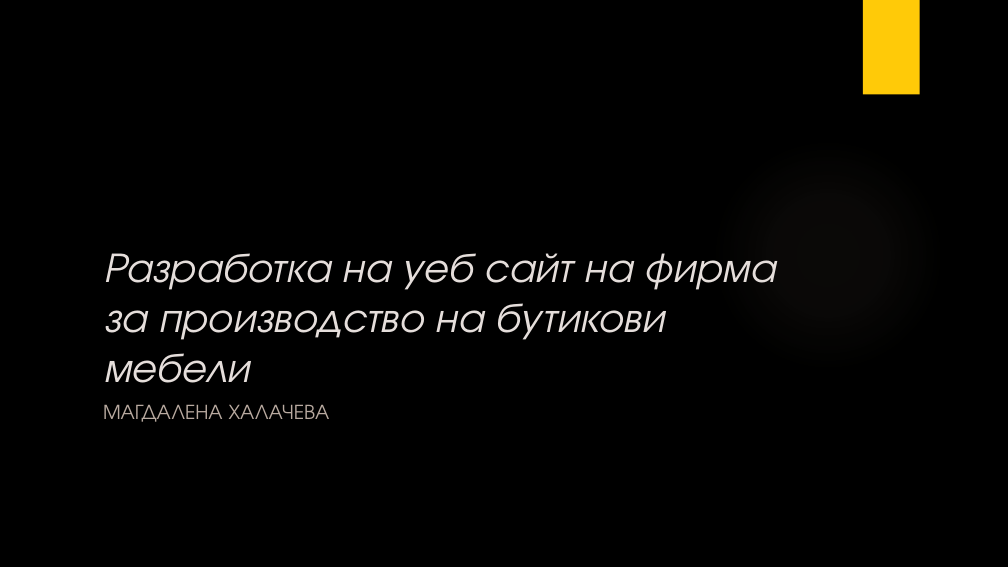
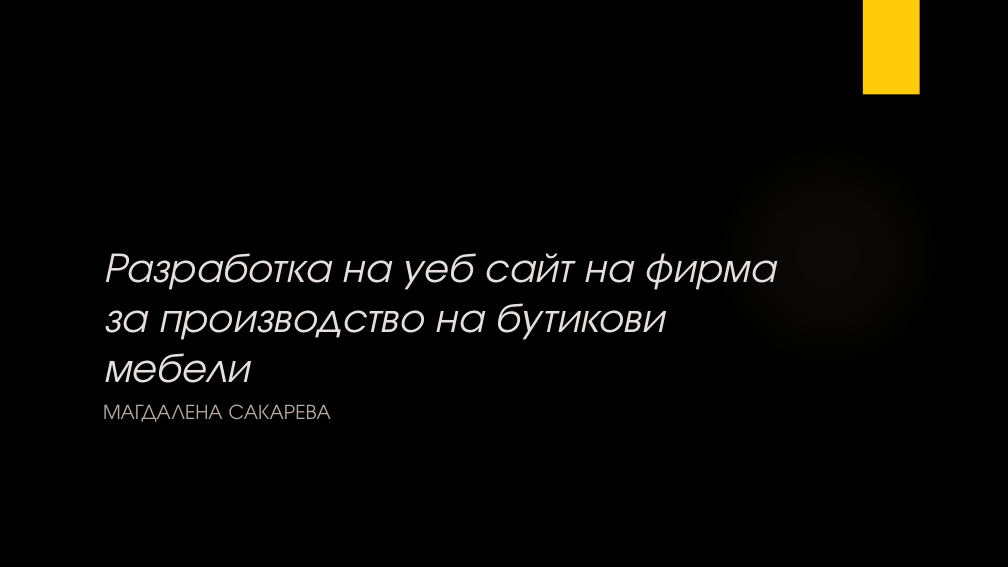
Before and after one commit to pgeebansko/DR_zashtita, a slide deck: slide 1 of Магдалена Сакарева/Защита.pptx. Drawn at 1008x567 pixels with LibreOffice and Linux fonts; fonts in the diff are those of the drawing; background and template pictures are left out. Boxes give left, top, right and bottom in pixels: in the first picture for what was removed or moved away, otherwise in the second. Text is boxed around its words. In the diff, an @@ line names an element or a change of style, - is before the commit and + after.

```diff
--- a/Магдалена Сакарева/Защита.pptx
+++ b/Магдалена Сакарева/Защита.pptx
@@ subtitle at [103, 404, 331, 422]: text changed @@
-МАГДАЛЕНА ХАЛАЧЕВА
+МАГДАЛЕНА САКАРЕВА
```
Also in this commit, not shown: 5 other files.
